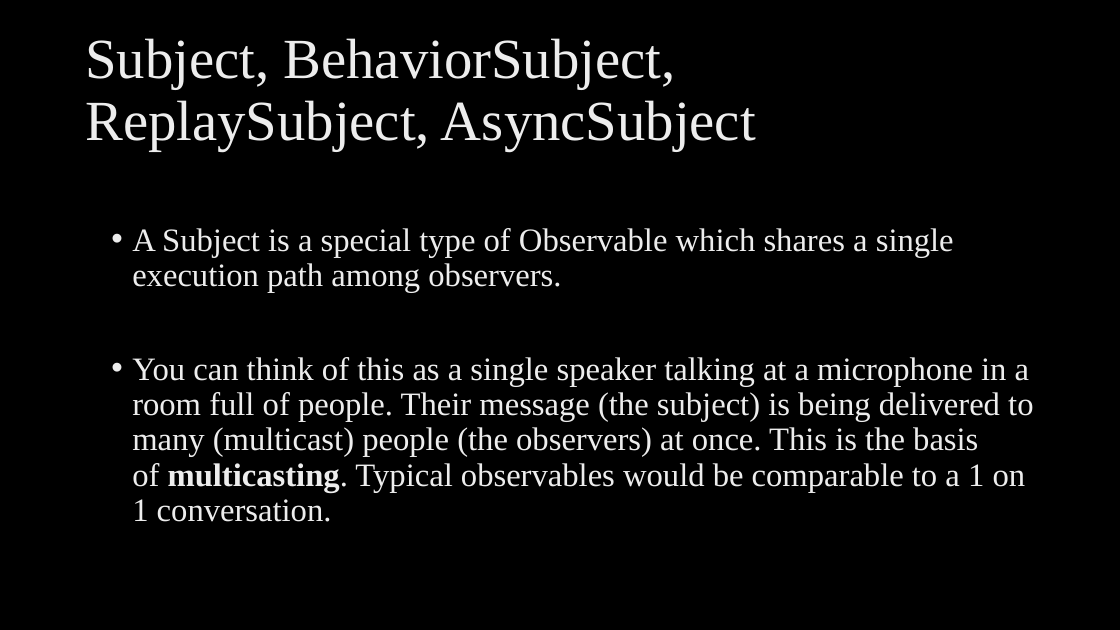
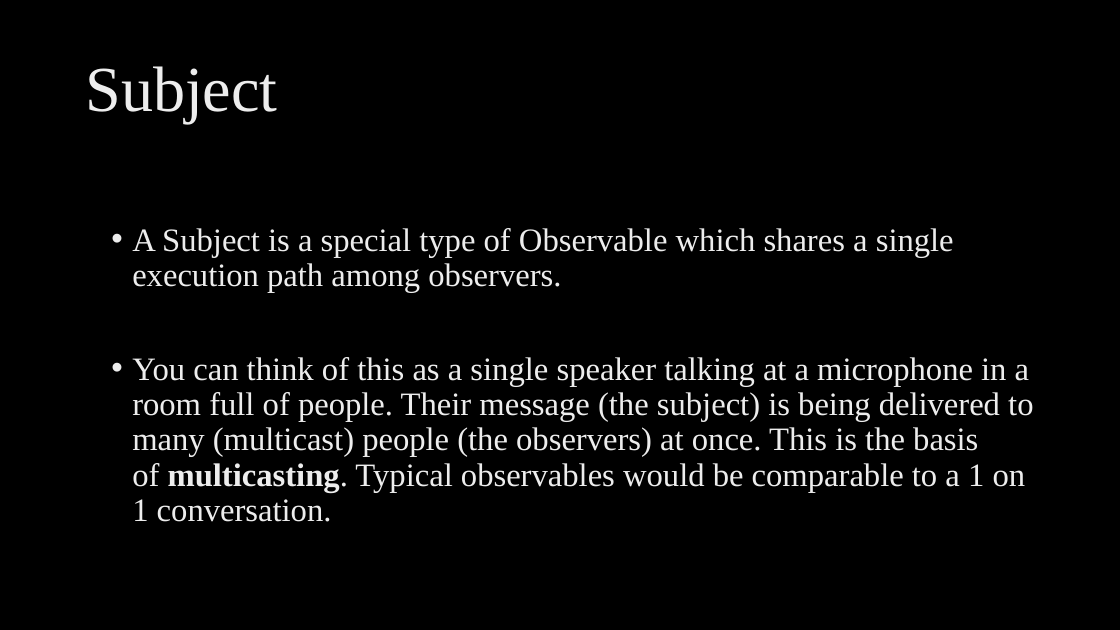
Before and after one commit to ngohungphuc/Presentation, a slide deck: slide 6 of RXJS Make it easy/RXJS Make it easy.pptx. Drawn at 1120x630 pixels with LibreOffice and Linux fonts; fonts in the diff are those of the drawing; background and template pictures are left out. Boxes give left, top, right and bottom in pixels: in the first picture for what was removed or moved away, otherwise in the second. Text is boxed around its words. In the diff, an @@ line names an element or a change of style, - is before the commit and + after.

```diff
--- a/RXJS Make it easy/RXJS Make it easy.pptx
+++ b/RXJS Make it easy/RXJS Make it easy.pptx
@@ title at bbox=[85, 66, 277, 123]: text changed; size 48.6 to 55 pt @@
-Subject, BehaviorSubject, ReplaySubject, AsyncSubject
+Subject
```
Also in this commit, not shown: 10 other slides changed, 4 slides added.
